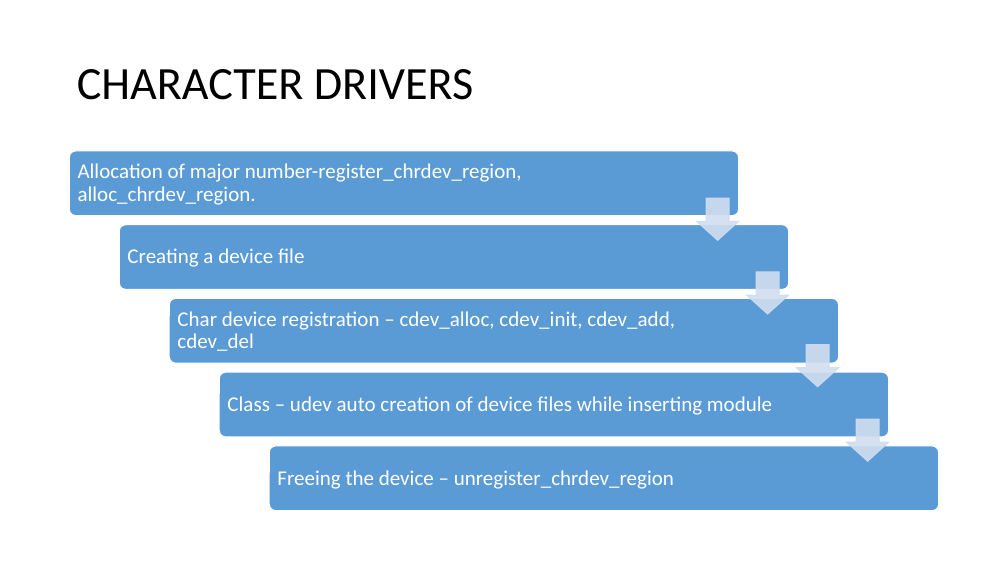
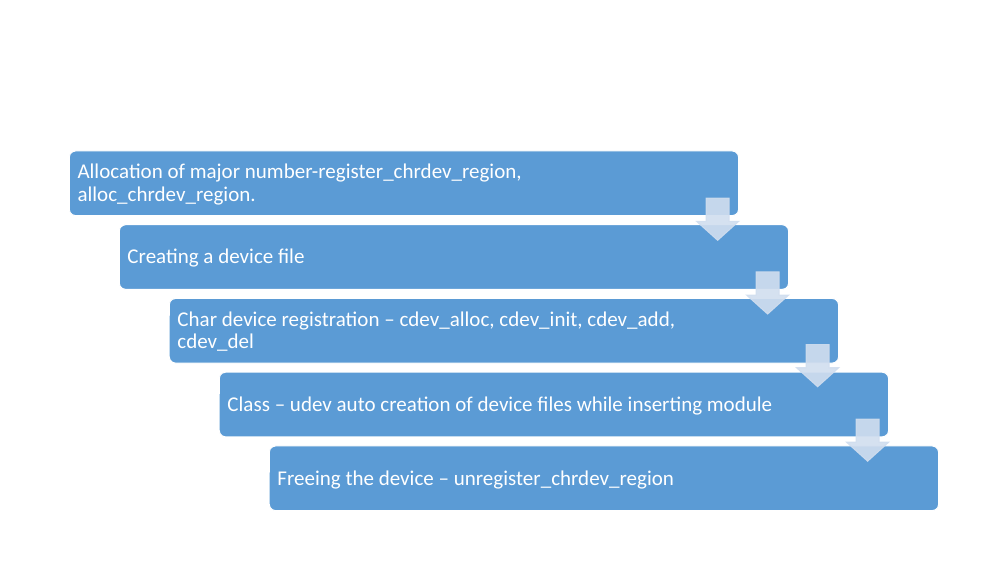
Before and after one commit to nihadjifri/Linux-device-drivers, a slide deck: slide 24 of Materials/ldd.pptx (slide 20 before the commit). Drawn at 1008x567 pixels with LibreOffice and Linux fonts; fonts in the diff are those of the drawing. Boxes give left, top, right and bottom in pixels: in the first picture for what was removed or moved away, otherwise in the second. Text is boxed around its words. In the diff, an @@ line names an element or a change of style, - is before the commit and + after.

```diff
--- a/Materials/ldd.pptx
+++ b/Materials/ldd.pptx
@@ title removed at [77,69,474,100] @@
-CHARACTER DRIVERS
```
Also in this commit, not shown: 4 slides added, 5 other files.
